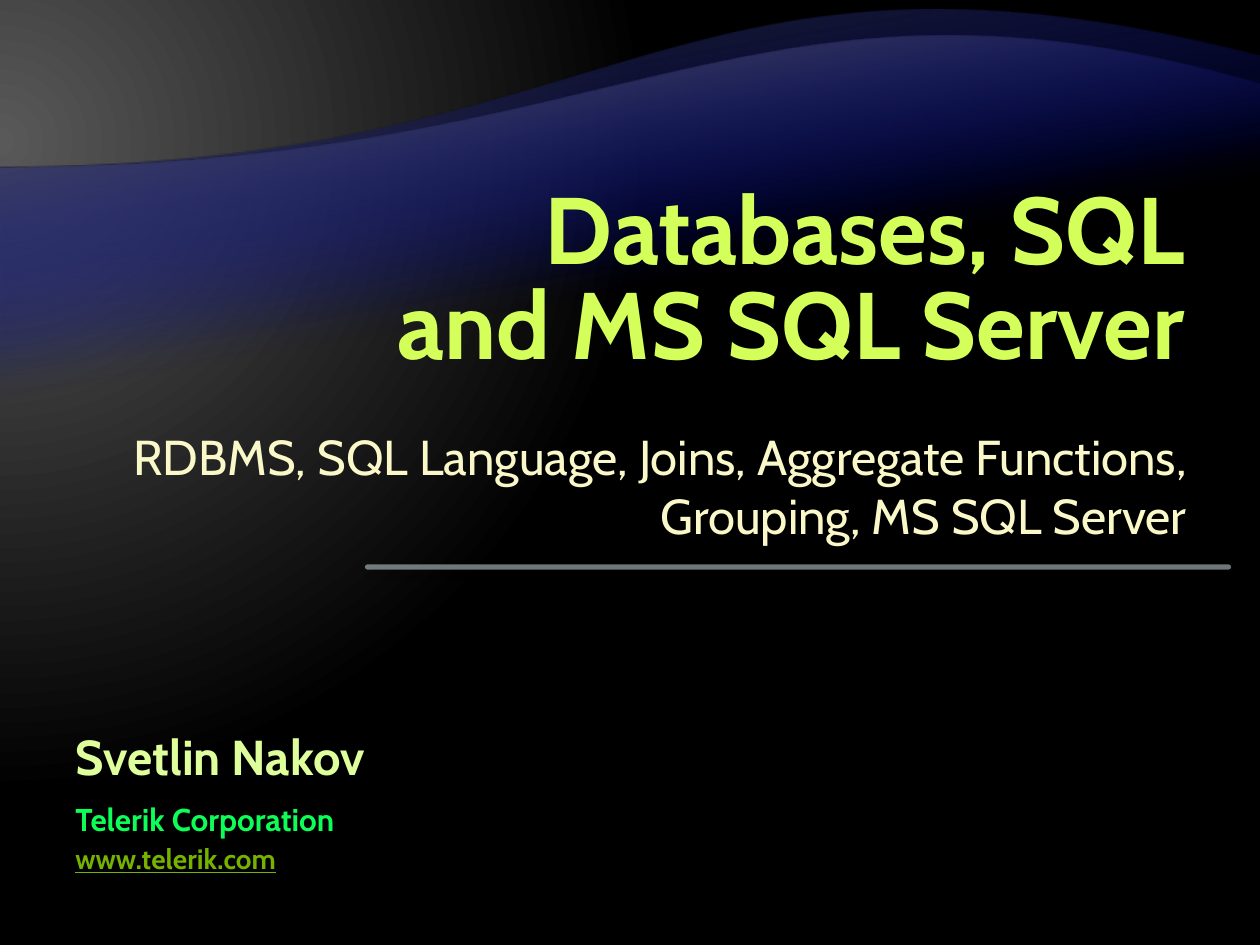
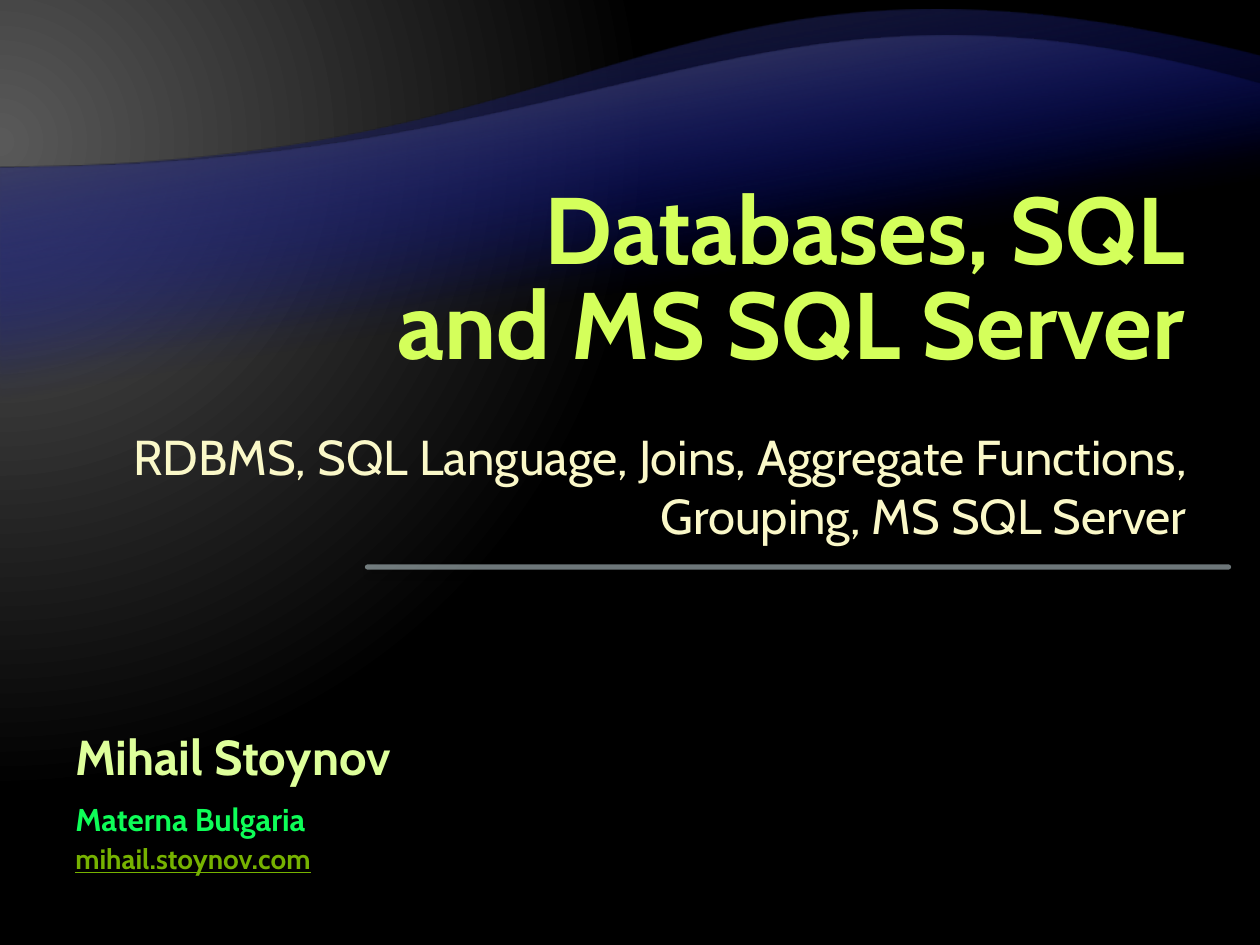
Before and after one commit to Graveheart/aspnetcourse, a slide deck: slide 1 of lectures/5. Databases, SQL and MS SQL Server.pptx. Drawn at 1260x945 pixels with LibreOffice and Linux fonts; fonts in the diff are those of the drawing; background and template pictures are left out. Boxes give left, top, right and bottom in pixels: in the first picture for what was removed or moved away, otherwise in the second. Text is boxed around its words. In the diff, an @@ line names an element or a change of style, - is before the commit and + after.

```diff
--- a/lectures/5. Databases, SQL and MS SQL Server.pptx
+++ b/lectures/5. Databases, SQL and MS SQL Server.pptx
@@ text at (75, 738, 390, 786): text changed @@
-Svetlin Nakov
+Mihail Stoynov
@@ text at (75, 807, 306, 838): text changed @@
-Telerik Corporation
+Materna Bulgaria
@@ text at (75, 848, 310, 876): text changed @@
-www.telerik.com
+mihail.stoynov.com
```
Also in this commit, not shown: 2 other slides changed, 191 slides added.
